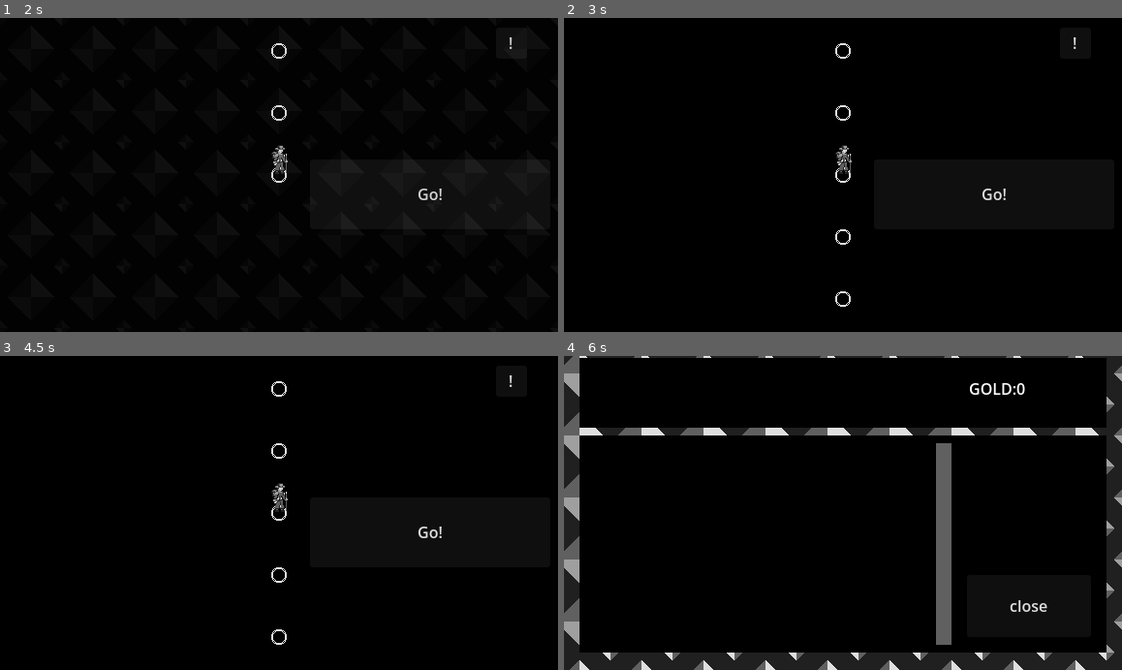
Above: before the commit, frames 1-4 (two rows, left to right).
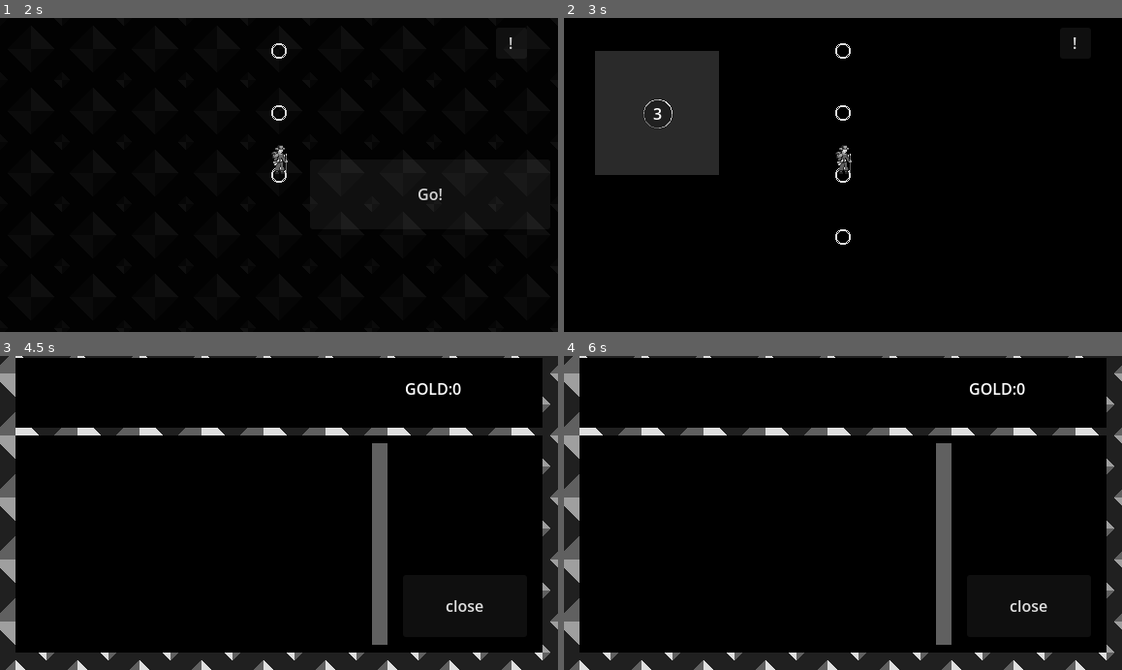
Above: after the commit, the same moments.

Repository: LidesSam/wanderer
Game: Godot game, scene res://source/scenes/main_menu.tscn
The game is run twice, just before and just after one commit, with the same random seed, the same clock (stepped at 60 frames per second) and the same inputs.
Inputs (mouse positions are in pixels of both pictures, inside the frame that each line leads up to):
- Up to frame 1 (2 s): click "New Game" at 0.5 s; click "New Game" at 1.25 s
- Up to frame 2 (3 s): click "Go!" at 2 s; click "Go!" at 2.75 s
- Up to frame 3 (4.5 s): click "!" at 3.5 s; click "close" (after the commit: "Encounter!♠!") at 4.25 s
- Up to frame 4 (6 s): click (664, 503) at 5 s, where only the run after the commit has a clickable "Encounter!♠!"; click "!" at 5.75 s

Frame 1 is identical in both runs. In frame 2, 8.9% of the frame differs, in the area x 5-80%, y 10-92%; in frame 3, 16%, in the area x 0-100%, y 0-100%; in frame 4, nothing differs.

Commit message:
new freature: map gen improved freelocs and foes moved to chunk
this allow to modify freelocs in real time, add new encounters for example

Diff:
--- a/source/elements/chunk.gd
+++ b/source/elements/chunk.gd
@@ -1,7 +1,8 @@
 extends Node2D
-
+#chunk.gd
 
 var mapLocs=[]
+var freeLocs=[]
 # Called when the node enters the scene tree for the first time.
 func _ready():
 	pass # Replace with function body.
@@ -12,6 +13,16 @@
 	pass
 
 func add_location(loc):
-
 	add_child(loc)
 	mapLocs.push_back(loc)
+	if(mapLocs.size()>1):
+		freeLocs.push_back(loc)
+
+func add_rand_foe_encounters( min:int=1, max:int=2):
+	if(max<=min):
+		max= min+1
+	var r = randi()%floor(max-min)+min
+	for i in range(r):
+		freeLocs.shuffle()
+		var loc =  freeLocs.pop_front()
+		loc.set_foe()
--- a/source/factory/mapGen.gd
+++ b/source/factory/mapGen.gd
@@ -5,6 +5,7 @@
 #generate small map
 var startLoc
 var startChunk
+var step = 64
 
 func gen_linear_map(min=5, max=10):
 	#fist define the ssize of the map
@@ -14,28 +15,22 @@
 	var  chunk=load("res://source/elements/chunk.tscn").instantiate()
 	var starChunk=chunk
 	var lastLoc=null
-	var freeLocs=[]
 
 	for i in range(chunksize):
 		var loc=locTemp.instantiate()
 		if(lastLoc!=null):
 			lastLoc.add_conection(loc)
 			loc.add_conection(lastLoc)
-			freeLocs.push_back(loc)
-
 		lastLoc=loc
 
-		loc.position=Vector2(0,0-64*i)
+		loc.position=Vector2(0,0-step*i)
 		chunk.add_location(loc)
+	chunk.add_rand_foe_encounters(2,4)
 
-	for i in range(2):
-		freeLocs.shuffle()
-		var loc =  freeLocs.pop_front()
-		loc.set_foe()
 
 	#END GAME LOCK
 	var endloc=locTemp.instantiate()
-	endloc.position=lastLoc.position-Vector2(0,64);
+	endloc.position=lastLoc.position-Vector2(0,step);
 	endloc.set_roadend()
 	lastLoc.add_conection(endloc)
 	endloc.add_conection(lastLoc)
